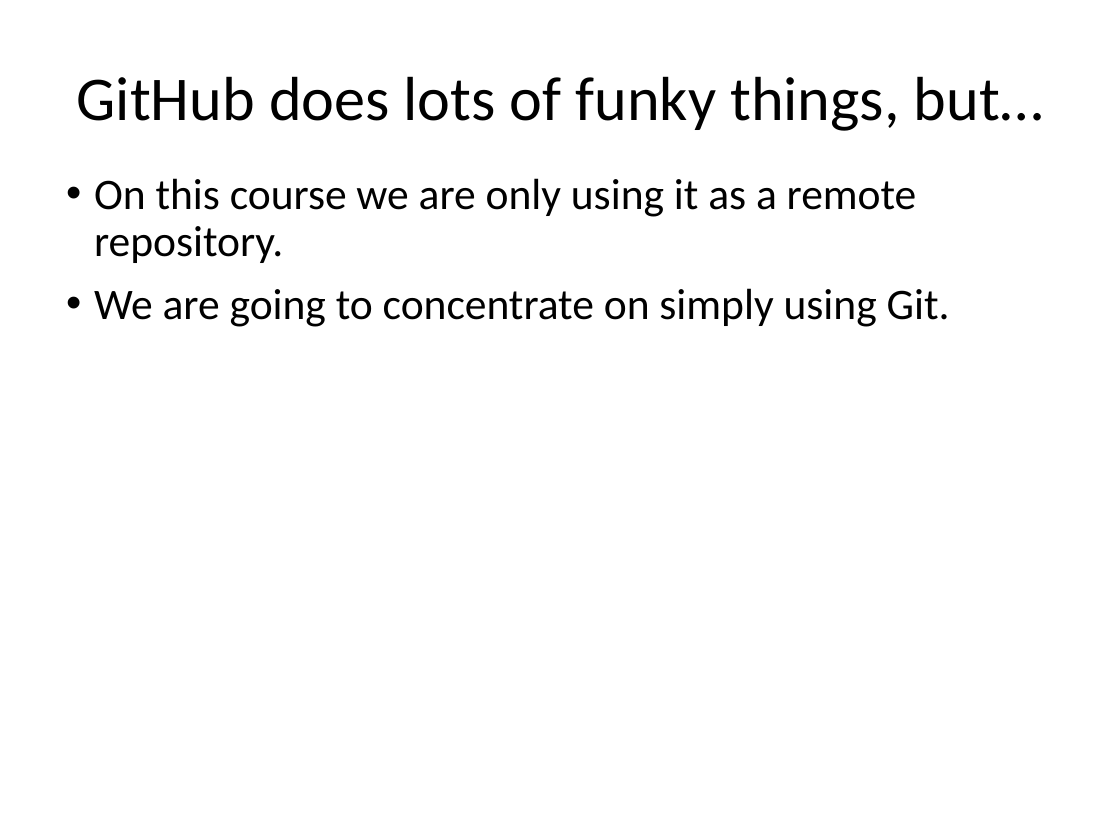
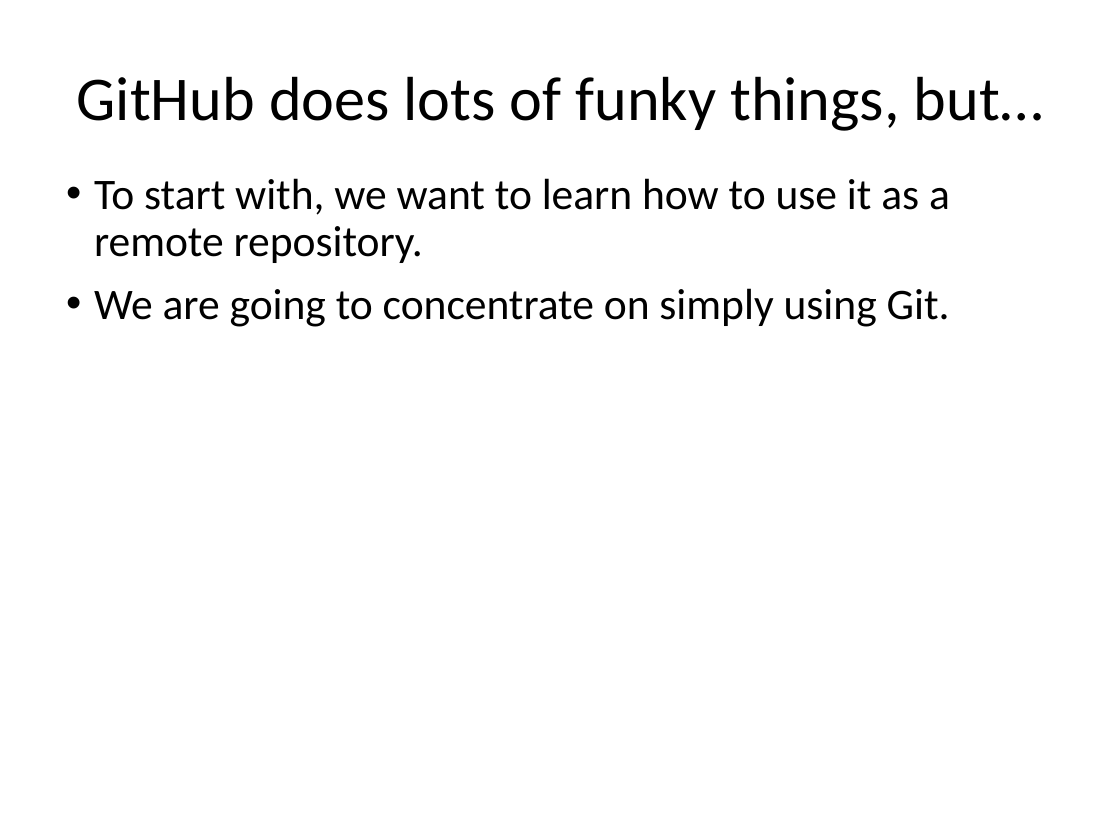
Before and after one commit to ncasuk/ncas-isc, a slide deck: slide 18 of version_control/presentations/01_git_intro.pptx (slide 17 before the commit). Drawn at 1120x840 pixels with LibreOffice and Linux fonts; fonts in the diff are those of the drawing; background and template pictures are left out. Boxes give left, top, right and bottom in pixels: in the first picture for what was removed or moved away, otherwise in the second. Text is boxed around its words. In the diff, an @@ line names an element or a change of style, - is before the commit and + after.

```diff
--- a/version_control/presentations/01_git_intro.pptx
+++ b/version_control/presentations/01_git_intro.pptx
@@ text at (94,178,950,263): text changed @@
-• On this course we are only using it as a remote repository.
+• To start with, we want to learn how to use it as a remote repository.
```
Also in this commit, not shown: 18 other slides changed, 1 slide added, 4 other files.
